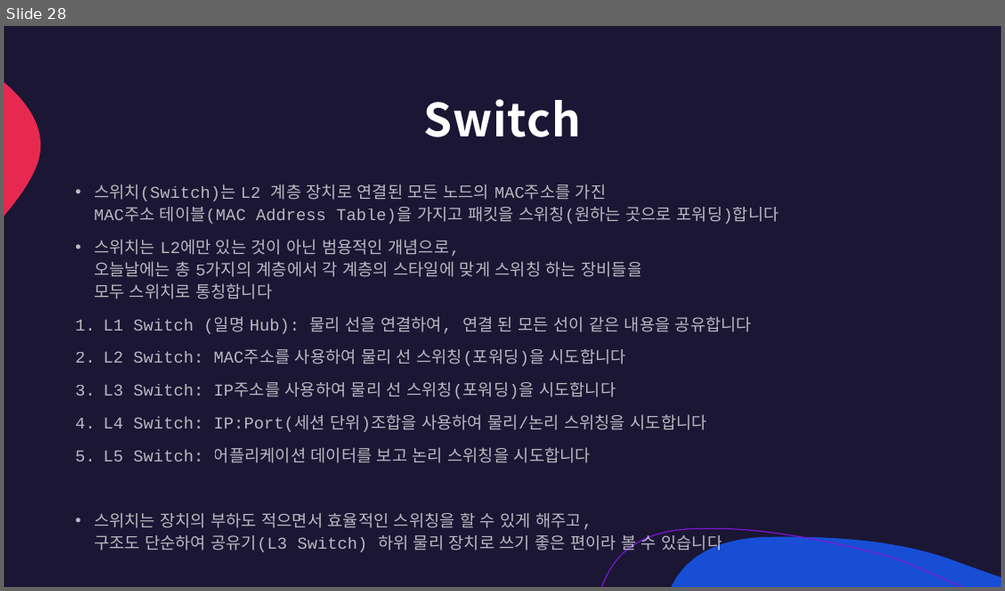
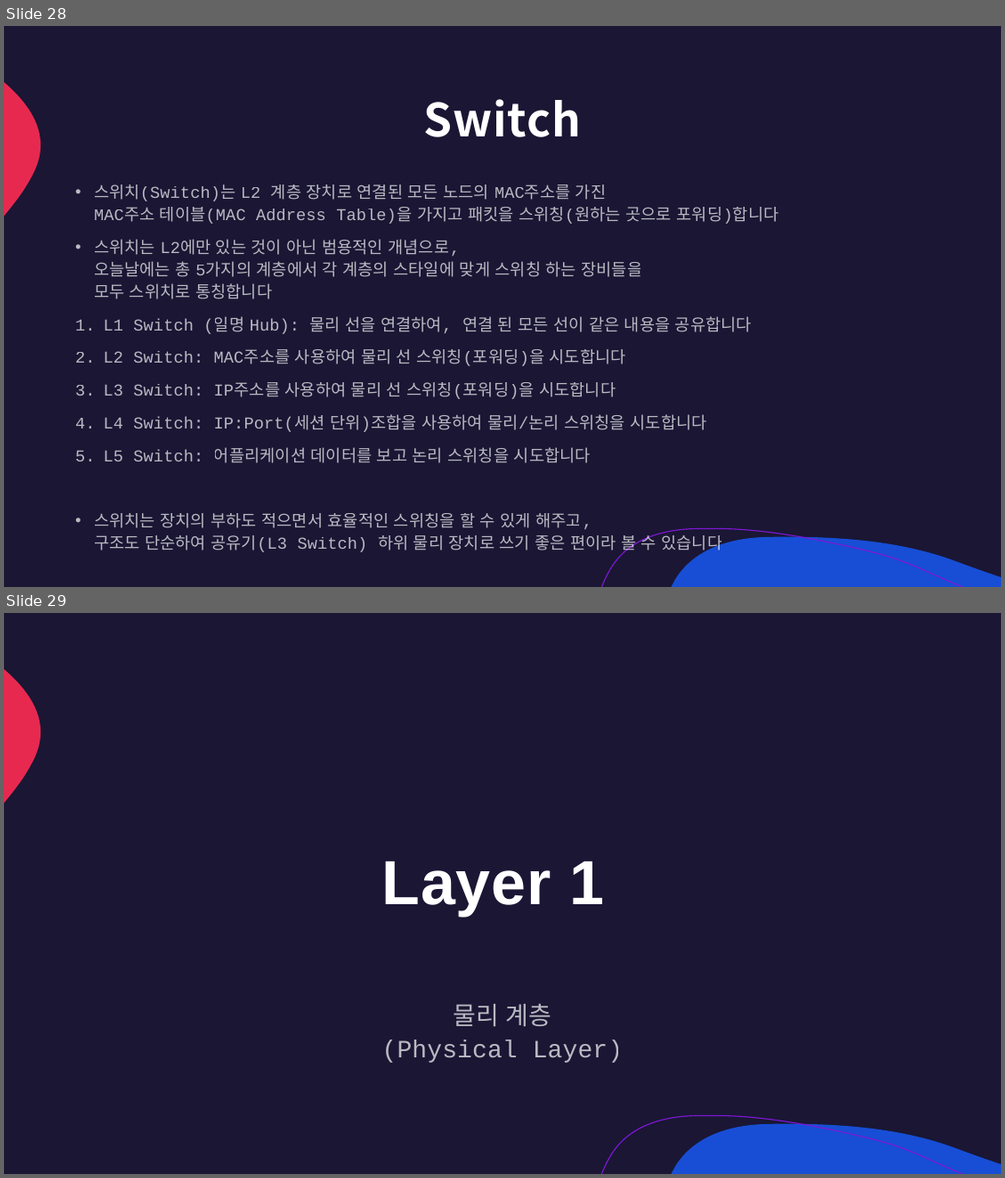
Before and after one commit to lumen4723/2024_network, a slide deck: 3.pptx. Shown one above the other, each under a label of ours: slide 28 before the commit, slides 28 and 29 after it. The pictures are 1005x591 and 1005x1178 pixels, drawn with LibreOffice and Linux fonts; fonts in the diff are those of the drawing. Boxes give left, top, right and bottom in pixels: in the first picture for what was removed or moved away, otherwise in the second. Text is boxed around its words. In the diff, an @@ line names an element or a change of style, - is before the commit and + after.

```diff
--- a/3.pptx
+++ b/3.pptx
@@ slide 29 added at bbox=[4, 613, 1001, 1174], background #1A1634; not listed: 3 template elements that a slide beside it also shows @@
@@ title added at bbox=[382, 861, 605, 916], 60 pt, text #FFFFFF, bold @@
+Layer 1
@@ subtitle added at bbox=[382, 1004, 623, 1062], 24 pt, text #FFFFFF at 70% opacity @@
+물리 계층
+(Physical Layer)
```
Also in this commit, not shown: 1 slide changed, 3 other slides added, 1 other file.
